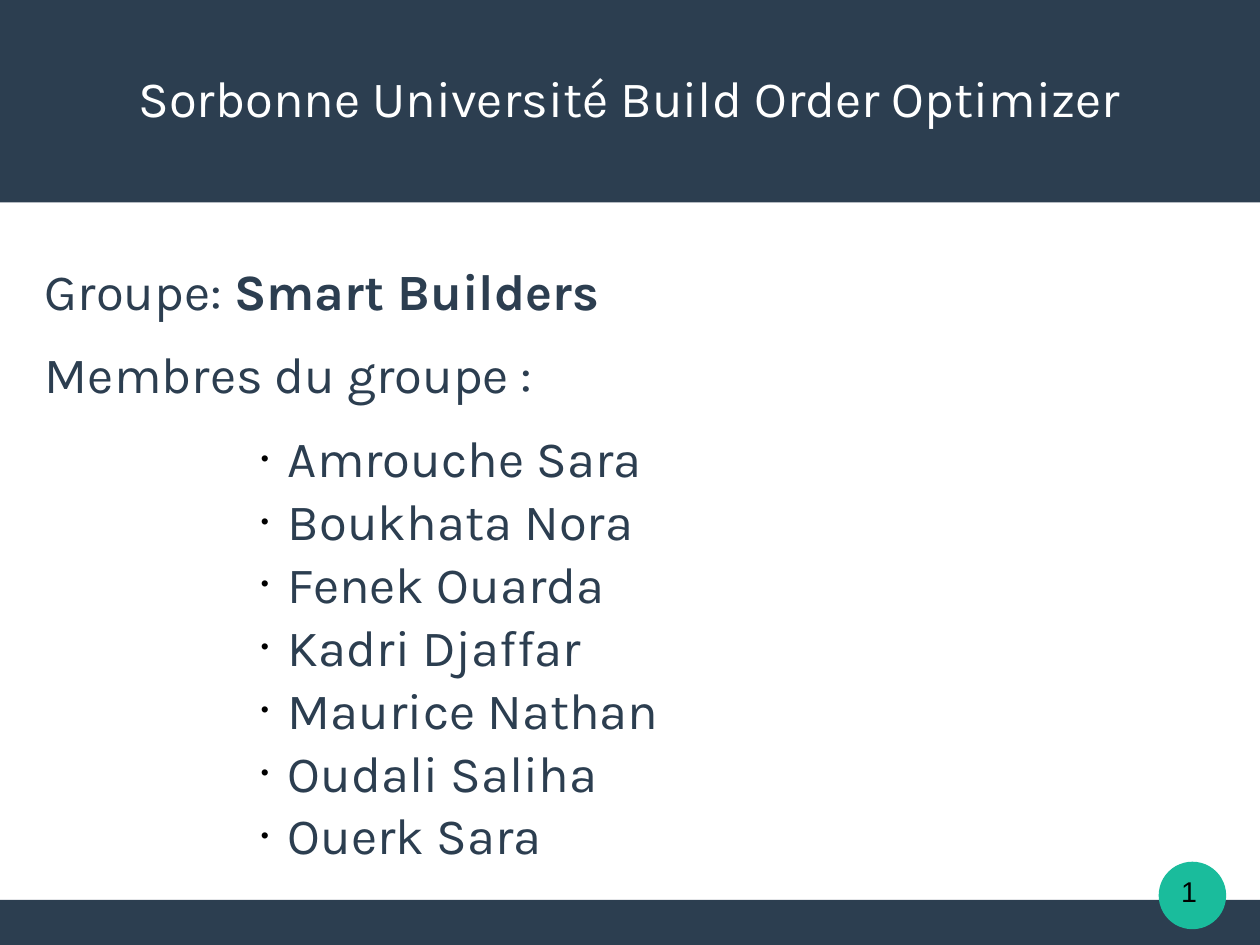
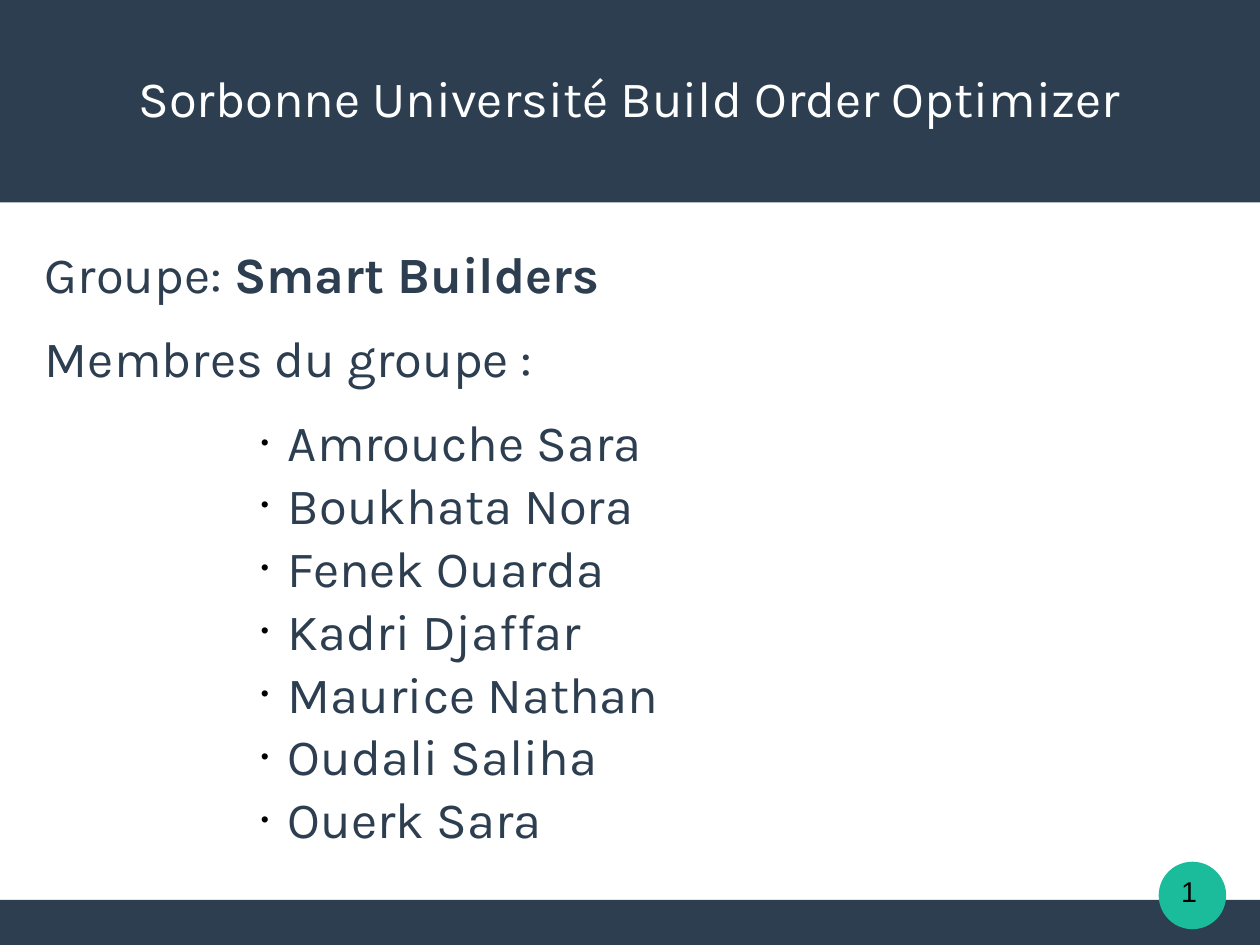
Before and after one commit to natmaurice/tme-il-smartbuilders, a slide deck: slide 1 of IL.odp. Drawn at 1260x945 pixels with LibreOffice and Linux fonts; fonts in the diff are those of the drawing. Boxes give left, top, right and bottom in pixels: in the first picture for what was removed or moved away, otherwise in the second. Text is boxed around its words. In the diff, an @@ line names an element or a change of style, - is before the commit and + after.

```diff
--- a/IL.odp
+++ b/IL.odp
@@ subtitle "Groupe: Smart Builders" moved from (x1=45, y1=274, x2=658, y2=855) to (x1=45, y1=257, x2=658, y2=839) @@
```
Also in this commit, not shown: 4 other slides changed.
